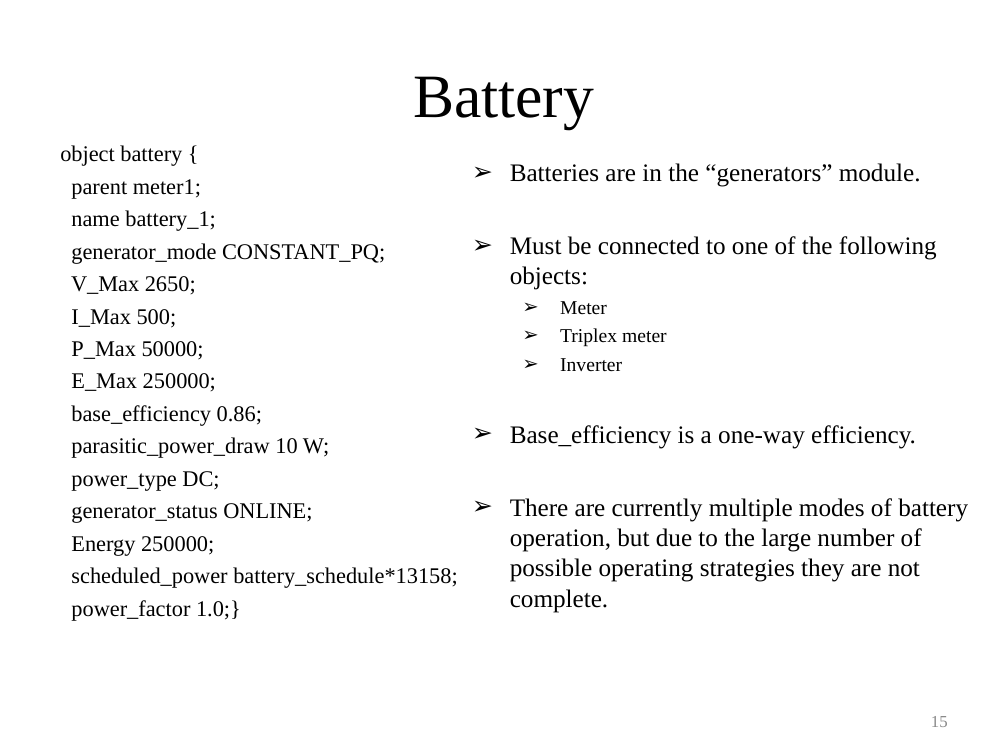
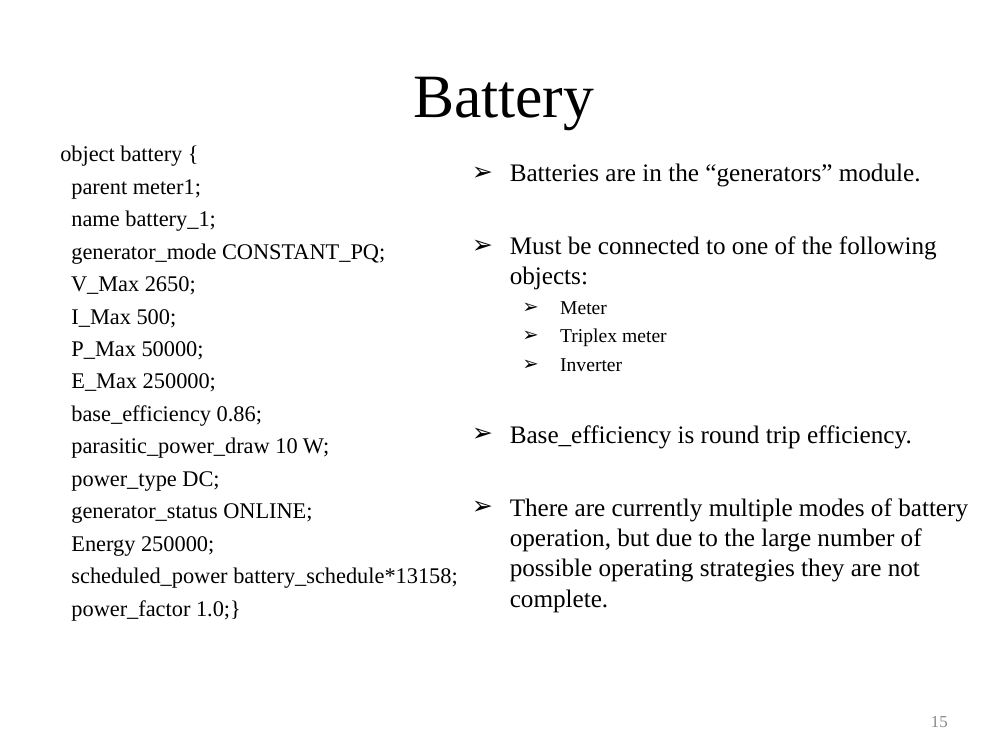
Before and after one commit to gridlab-d/course, a slide deck: slide 15 of Distribution_Analysis_Course/4.0 - Energy_Storage_and_PHEVs.ppt. Drawn at 1008x756 pixels with LibreOffice and Linux fonts; fonts in the diff are those of the drawing. Boxes give left, top, right and bottom in pixels: in the first picture for what was removed or moved away, otherwise in the second. Text is boxed around its words. In the diff, an @@ line names an element or a change of style, - is before the commit and + after.

Commit message:
Couple of typos.

```diff
--- a/Distribution_Analysis_Course/4.0 - Energy_Storage_and_PHEVs.ppt
+++ b/Distribution_Analysis_Course/4.0 - Energy_Storage_and_PHEVs.ppt
@@ text at box(510, 425, 912, 449): text changed @@
-➢ Base_efficiency is a one-way efficiency.
+➢ Base_efficiency is round trip efficiency.
```
Also in this commit, not shown: 2 other slides changed.
